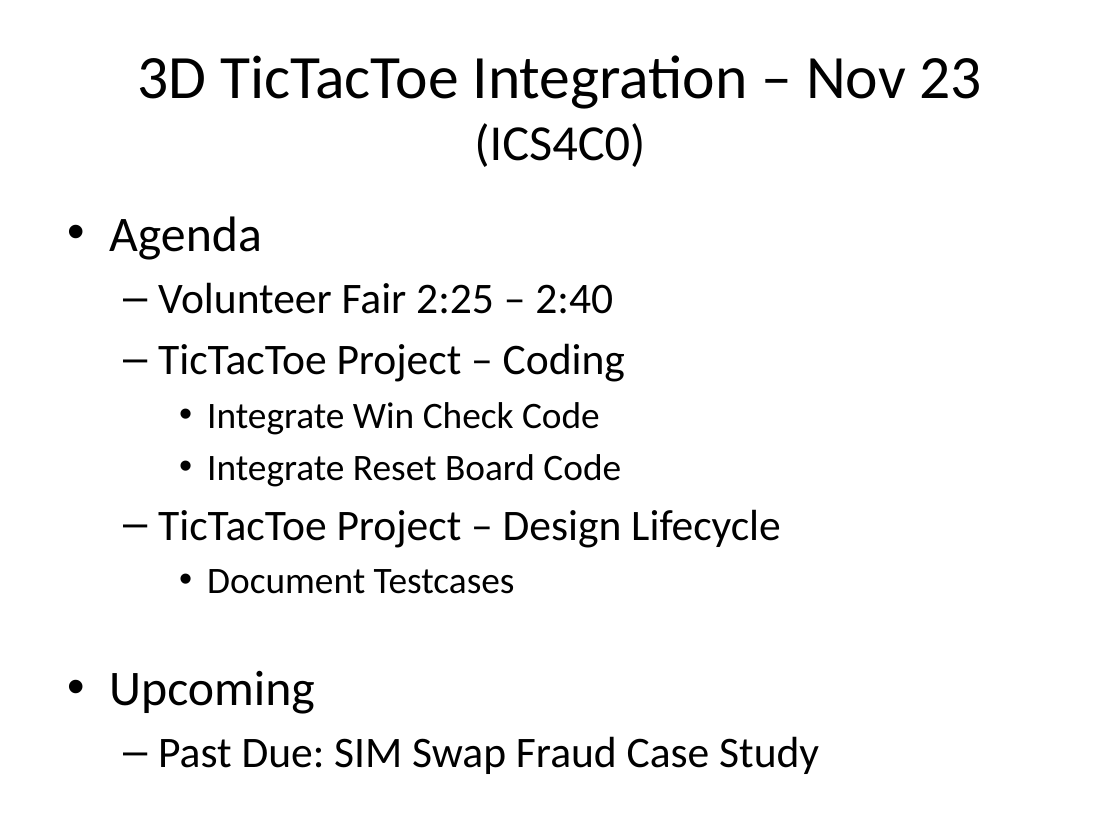
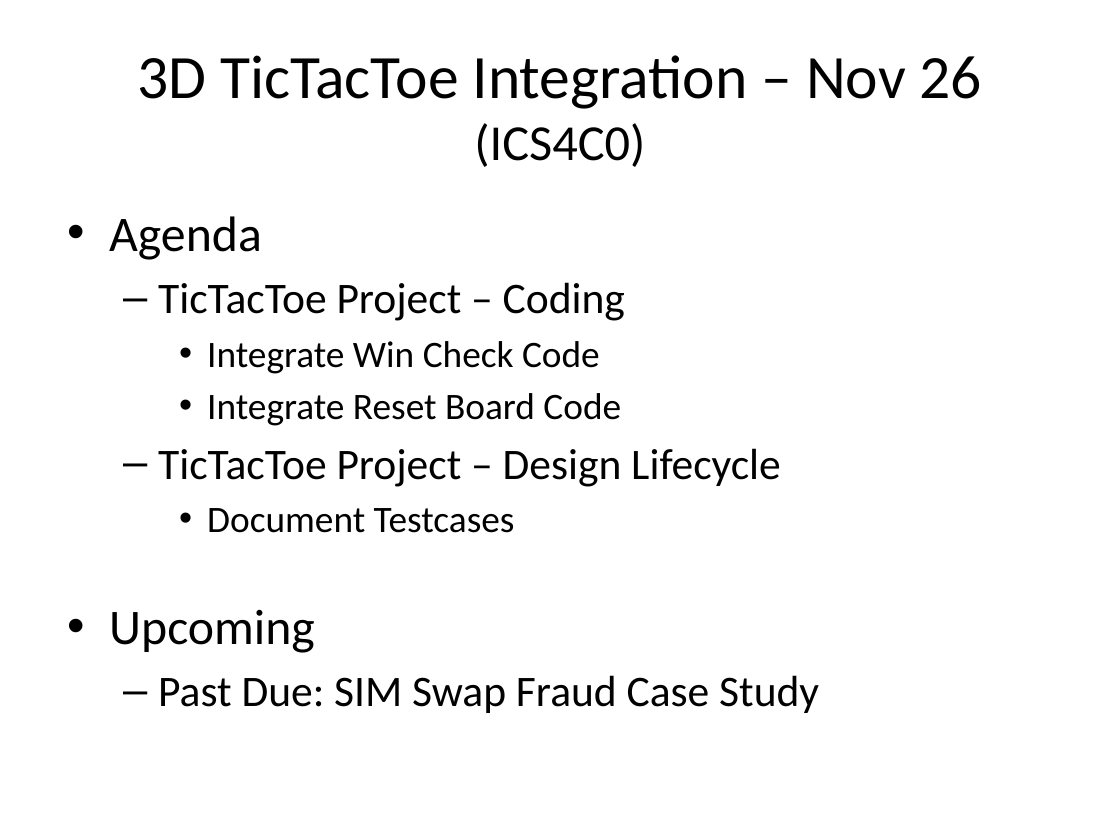
Before and after one commit to Greg5519/Old3C, a slide deck: slide 2 of Daily Agendas/Day13.1_PythonFileAccess3.pptx. Drawn at 1120x840 pixels with LibreOffice and Linux fonts; fonts in the diff are those of the drawing. Boxes give left, top, right and bottom in pixels: in the first picture for what was removed or moved away, otherwise in the second. Text is boxed around its words. In the diff, an @@ line names an element or a change of style, - is before the commit and + after.

```diff
--- a/Daily Agendas/Day13.1_PythonFileAccess3.pptx
+++ b/Daily Agendas/Day13.1_PythonFileAccess3.pptx
@@ title at box(137, 55, 982, 167): text changed @@
-3D TicTacToe Integration – Nov 23
-(ICS4C0)
+3D TicTacToe Integration – Nov 26
+(ICS4C0)
@@ text at box(158, 282, 613, 314): paragraph removed @@
-  – Volunteer Fair 2:25 – 2:40
```
Also in this commit, not shown: 5 other files.
